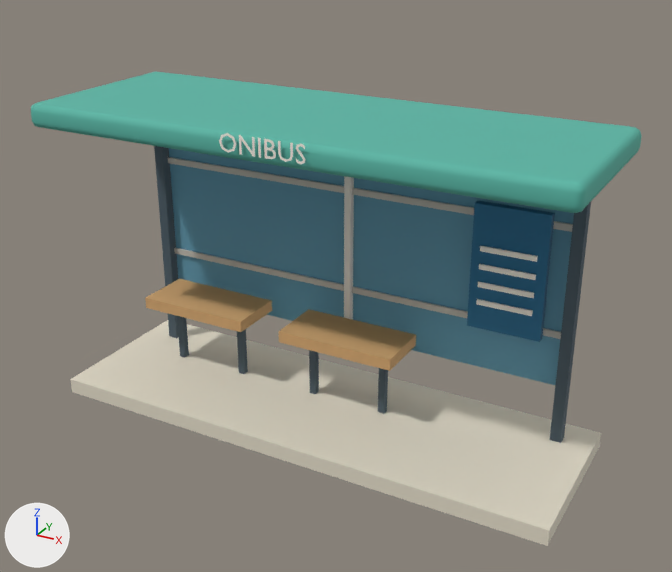
Two versions of the glTF model public/assets/models/bus-shelter.glb, one commit apart.
Both versions are drawn from a camera (50 mm lens) standing at (2.06, -3.61, 2.57) and looking at (0.1, -0.03, 0.78). The axes (+X, +Y, +Z) are drawn at lower left. The lights are the same throughout. The first picture is the older version. Where no turn or scale is listed for an object, it has been applied to the vertices. Vertices at exactly the same position are counted once.

The older version as bpy lines, for what is in view:
```python
ob_glazing_mullion = bpy.data.objects.new('glazing mullion', me_cubo_4093)
ob_glazing_mullion.location = (0.0, 0.0, 0.0)
ob_rear_glazing = bpy.data.objects.new('rear glazing', me_cubo_4092)
ob_rear_glazing.location = (0.0, 0.31, 0.9)
ob_shelter_foundation = bpy.data.objects.new('shelter foundation', me_cubo_4088)
ob_shelter_foundation.location = (0.0, 0.0, 0.04)
ob_shelter_seat = bpy.data.objects.new('shelter seat', me_cubo_4098)
ob_shelter_seat.location = (0.0, 0.0, 0.0)
ob_shelter_upright = bpy.data.objects.new('shelter upright', me_cubo_4089)
ob_shelter_upright.location = (0.0, 0.0, 0.0)
ob_teal_shelter_roof = bpy.data.objects.new('teal shelter roof', me_cubo_4091)
ob_teal_shelter_roof.location = (0.0, 0.0, 1.53)
ob_timetable_panel = bpy.data.objects.new('timetable panel', me_cubo_4104)
ob_timetable_panel.location = (0.85, 0.255, 0.9)
```
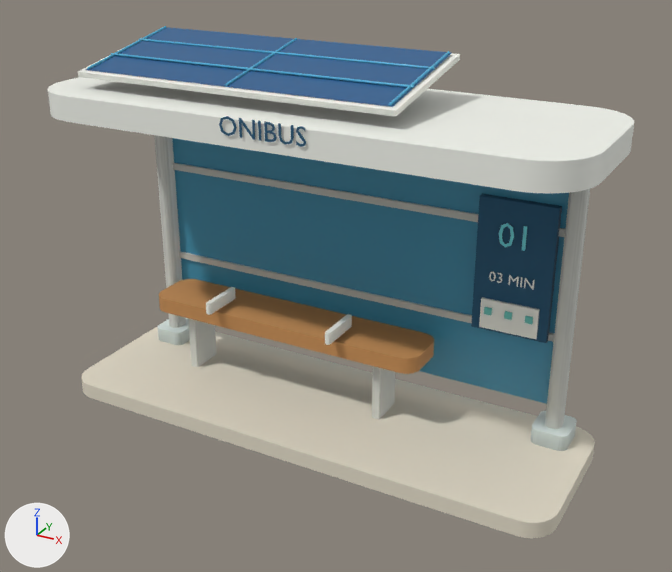
Pixel boxes [x1, y1, x2, y2] of what changed, in the pictures (672 x 572 px):
'shelter column', added
    after: [48, 46, 634, 429]
'shelter foundation', reshaped, moved (7% shorter)
    before: [70, 320, 601, 546]
    after: [81, 327, 595, 538]
'rear shelter glazing', added (cyan)
    after: [87, 26, 569, 404]
'teal shelter roof', deleted (cyan)
    before: [31, 72, 641, 213]
'rear glazing', deleted (cyan)
    before: [169, 148, 574, 385]
'photovoltaic cells', added (blue)
    after: [85, 27, 452, 107]
'shelter bench', added
    after: [159, 279, 434, 374]
'live timetable', added
    after: [219, 116, 562, 343]
'shelter seat', deleted
    before: [145, 279, 416, 371]
'timetable panel', deleted (blue)
    before: [467, 201, 555, 342]
'glazing mullion', deleted
    before: [168, 133, 573, 339]
'shelter upright', deleted (mostly hidden)
    before: [154, 146, 591, 443]
'shelter column base', added
    after: [158, 318, 577, 451]
'identity 01', added
    after: [499, 223, 527, 251]
'route map station', added
    after: [484, 307, 533, 324]

Diff of the bpy script that builds the scene:
```diff
--- a/public/assets/models/bus-shelter.glb.py
+++ b/public/assets/models/bus-shelter.glb.py
@@ mat_eco_glass @@
 n2 = _N.new('ShaderNodeMix'); n2.name = 'Mix'
 n2.inputs[0].default_value = 1.0  # 'Factor'
-n2.inputs[7].default_value = (0.209, 0.565, 0.776, 1.0)  # 'B', cyan #7ec6e4
+n2.inputs[7].default_value = (0.0908, 0.468, 0.708, 1.0)  # 'B', cyan #55b6db
 n3 = _N.new('ShaderNodeVertexColor'); n3.name = 'Color Attribute'
@@ mat_eco_teal @@
 n2 = _N.new('ShaderNodeMix'); n2.name = 'Mix'
 n2.inputs[0].default_value = 1.0  # 'Factor'
-n2.inputs[7].default_value = (0.0999, 0.468, 0.376, 1.0)  # 'B', cyan #59b6a5
+n2.inputs[7].default_value = (0.153, 0.565, 0.509, 1.0)  # 'B', cyan #6dc6bd
 n3 = _N.new('ShaderNodeVertexColor'); n3.name = 'Color Attribute'
@@ mat_eco_navy @@
 n2 = _N.new('ShaderNodeMix'); n2.name = 'Mix'
 n2.inputs[0].default_value = 1.0  # 'Factor'
-n2.inputs[7].default_value = (0.0176, 0.147, 0.283, 1.0)  # 'B', blue #246b91
+n2.inputs[7].default_value = (0.016, 0.0976, 0.188, 1.0)  # 'B', dark blue #225878
 n3 = _N.new('ShaderNodeVertexColor'); n3.name = 'Color Attribute'
@@ mat_eco_trim @@
+mat_eco_trim = bpy.data.materials.new('eco.trim')
+# nodes: BsdfPrincipled, Mix, OutputMaterial, VertexColor
+# colours: white #dce8e4, mixed with the vertex colours
@@ mat_eco_wood @@
+mat_eco_wood = bpy.data.materials.new('eco.wood')
+# nodes: BsdfPrincipled, Mix, OutputMaterial, VertexColor
+# colours: orange #c48c53, mixed with the vertex colours
@@ mat_eco_solar @@
+mat_eco_solar = bpy.data.materials.new('eco.solar')
+# nodes: BsdfPrincipled, Mix, OutputMaterial, VertexColor
+# colours: blue #245d90, mixed with the vertex colours
@@ mat_eco_led @@
+mat_eco_led = bpy.data.materials.new('eco.led')
+# nodes: BsdfPrincipled, Mix, OutputMaterial, VertexColor
+# colours: cyan #77dde5, mixed with the vertex colours
@@ me_cubo_4088 @@
-me_cubo_4088.from_pydata(...)  # 8 vertices, 12 faces; spans x -1.33..1.33, y -0.43..0.43, z -0.04..0.04
+me_cubo_4088.from_pydata(...)  # 88 vertices, 172 faces; spans x -1.33..1.33, y -0.43..0.43, z 0.0..0.08
+# me_cubo_4088 part 1: the whole mesh is rebuilt
 me_cubo_4088.materials.append(mat_eco_concrete)
@@ ob_glazing_mullion @@
-ob_glazing_mullion = bpy.data.objects.new('glazing mullion', me_cubo_4093)
@@ ob_rear_glazing @@
-ob_rear_glazing = bpy.data.objects.new('rear glazing', me_cubo_4092)
@@ ob_shelter_foundation @@
 ob_shelter_foundation = bpy.data.objects.new('shelter foundation', me_cubo_4088)
-ob_shelter_foundation.location = (0.0, 0.0, 0.04)
+ob_shelter_foundation.location = (0.0, 0.0, 0.0)
@@ ob_shelter_seat @@
-ob_shelter_seat = bpy.data.objects.new('shelter seat', me_cubo_4098)
@@ ob_shelter_upright @@
-ob_shelter_upright = bpy.data.objects.new('shelter upright', me_cubo_4089)
@@ ob_teal_shelter_roof @@
-ob_teal_shelter_roof = bpy.data.objects.new('teal shelter roof', me_cubo_4091)
@@ ob_timetable_panel @@
-ob_timetable_panel = bpy.data.objects.new('timetable panel', me_cubo_4104)
@@ ob_shelter_column_base @@
+ob_shelter_column_base = bpy.data.objects.new('shelter column base', me_shelter_column_base)  # 176 vertices, 344 faces; spans x -1.22..1.22, y 0.17..0.37, z 0.08..0.16
+ob_shelter_column_base.location = (0.0, 0.0, 0.0)
@@ ob_shelter_column @@
+ob_shelter_column = bpy.data.objects.new('shelter column', me_shelter_column)  # 648 vertices, 1228 faces; spans x -1.33..1.33, y -0.47..0.47, z 0.03..1.85
+ob_shelter_column.location = (0.0, 0.0, 0.0)
@@ ob_shelter_bench @@
+ob_shelter_bench = bpy.data.objects.new('shelter bench', me_shelter_bench)  # 88 vertices, 172 faces; spans x -1.02..0.52, y -0.05..0.25, z 0.41..0.49
+ob_shelter_bench.location = (0.0, 0.0, 0.0)
@@ ob_route_map_station @@
+ob_route_map_station = bpy.data.objects.new('route map station', me_cubo_2906)  # a box spanning x 0.752..0.787, y 0.23..0.238, z 0.672..0.708; a box spanning x 0.852..0.888, y 0.23..0.238, z 0.672..0.708; a box spanning x 0.953..0.988, y 0.23..0.238, z 0.672..0.708
+ob_route_map_station.location = (0.0, 0.0, 0.0)
@@ ob_rear_shelter_glazing @@
+ob_rear_shelter_glazing = bpy.data.objects.new('rear shelter glazing', me_cubo_2895)  # 68 vertices, 112 faces; spans x -1.13..1.13, y -0.3..0.32, z 0.24..1.86
+ob_rear_shelter_glazing.location = (0.0, 0.0, 0.0)
@@ ob_photovoltaic_cells @@
+ob_photovoltaic_cells = bpy.data.objects.new('photovoltaic cells', me_photovoltaic_cells_041)  # 4 vertices, 2 faces; spans x -1.1..0.5, y -0.3..0.3, z 1.74..1.86
+ob_photovoltaic_cells.location = (0.0, 0.0, 0.0)
@@ ob_live_timetable @@
+ob_live_timetable = bpy.data.objects.new('live timetable', me_cubo_2902)  # 200 vertices, 384 faces; spans x -0.21..1.055, y -0.485..0.295, z 0.58..1.663
+ob_live_timetable.location = (0.0, 0.0, 0.0)
@@ ob_identity_01 @@
+ob_identity_01 = bpy.data.objects.new('identity 01', me_texto_085)  # 40 vertices, 76 faces; spans x -0.0799..0.051, y -0.001..0.001, z -0.0015..0.1175
+ob_identity_01.location = (0.87, 0.245, 1.02)
```
